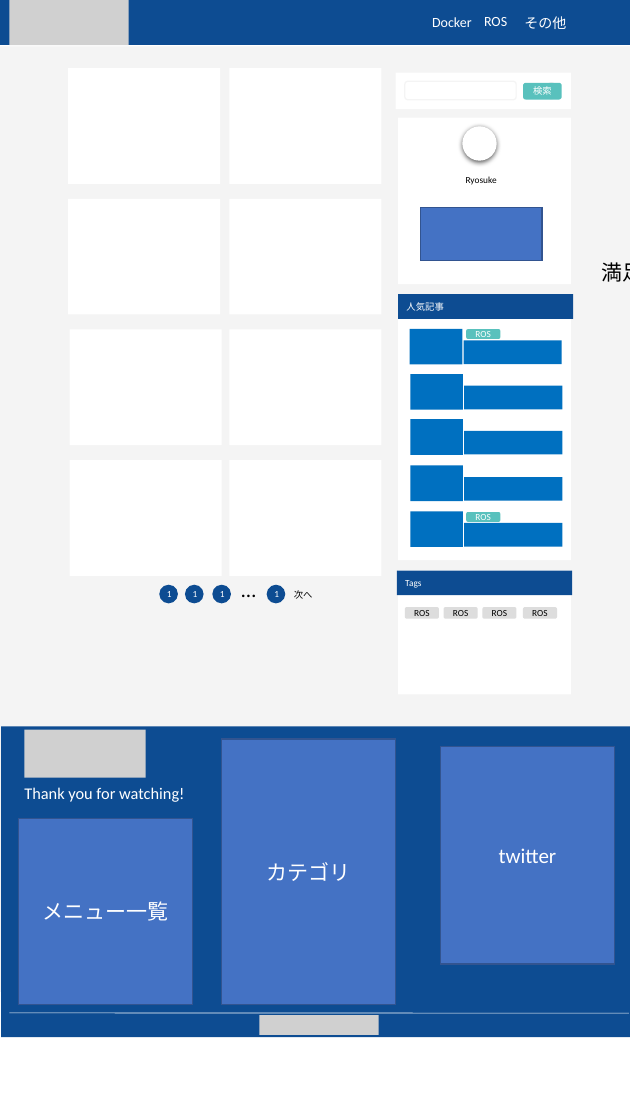
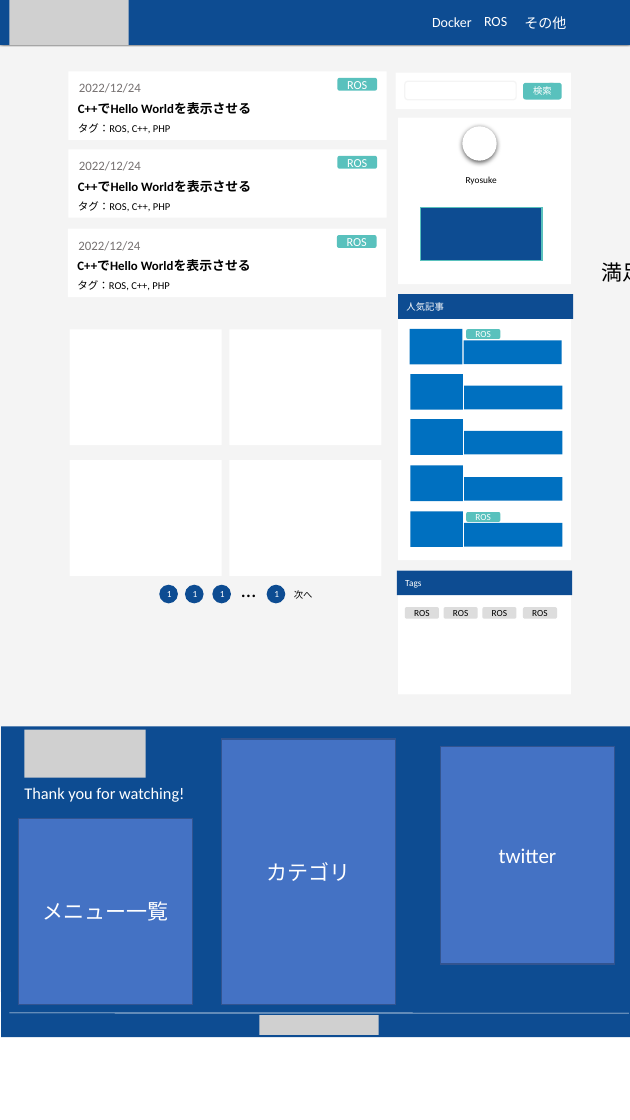
Before and after one commit to GodRyosuke/NewRyostudy2, a slide deck: slide 1 of デザイン.pptx. Drawn at 630x1120 pixels with LibreOffice and Linux fonts; fonts in the diff are those of the drawing; grey boxes stand for pictures. Boxes give left, top, right and bottom in pixels: in the first picture for what was removed or moved away, otherwise in the second. Text is boxed around its words. In the diff, an @@ line names an element or a change of style, - is before the commit and + after.

```diff
--- a/デザイン.pptx
+++ b/デザイン.pptx
@@ rectangle at <box>0,0,630,45</box>: shadow on @@
@@ rectangle: place and size @@
-rectangle at <box>68,68,220,184</box>
+rectangle at <box>68,71,386,139</box>
@@ text added at <box>79,83,141,93</box>, 11 pt, text #767171 @@
+2022/12/24
@@ rounded rectangle added at <box>338,78,377,91</box>, fill #59C1BD, 10.5 pt, text #FFFFFF @@
+ROS
@@ text added at <box>78,102,251,114</box>, 11 pt, text #000000, bold @@
+C++でHello Worldを表示させる
@@ text added at <box>78,123,170,133</box>, 9 pt, text #000000 @@
+タグ：ROS, C++, PHP
@@ rectangle: place and size @@
-rectangle at <box>229,68,381,184</box>
+rectangle at <box>68,150,386,218</box>
@@ text added at <box>79,161,141,171</box>, 11 pt, text #767171 @@
+2022/12/24
@@ rounded rectangle added at <box>338,155,377,168</box>, fill #59C1BD, 10.5 pt, text #FFFFFF @@
+ROS
@@ rectangle removed at <box>68,199,220,315</box> @@
@@ text added at <box>78,180,251,192</box>, 11 pt, text #000000, bold @@
+C++でHello Worldを表示させる
@@ text added at <box>78,201,170,211</box>, 9 pt, text #000000 @@
+タグ：ROS, C++, PHP
@@ rectangle at <box>421,207,543,260</box>: fill #4472C4 to #0D4C92; outline #325491 1 pt to #59C1BD 1 pt @@
@@ rectangle: place and size @@
-rectangle at <box>229,199,381,315</box>
+rectangle at <box>68,228,386,297</box>
@@ rounded rectangle added at <box>337,235,376,248</box>, fill #59C1BD, 10.5 pt, text #FFFFFF @@
+ROS
@@ text added at <box>77,260,251,271</box>, 11 pt, text #000000, bold @@
+C++でHello Worldを表示させる
@@ text added at <box>78,241,140,251</box>, 11 pt, text #767171 @@
+2022/12/24
@@ text added at <box>77,280,169,290</box>, 9 pt, text #000000 @@
+タグ：ROS, C++, PHP
```
Also in this commit, not shown: 1 other slide changed, 3 slides added, 20 other files.
